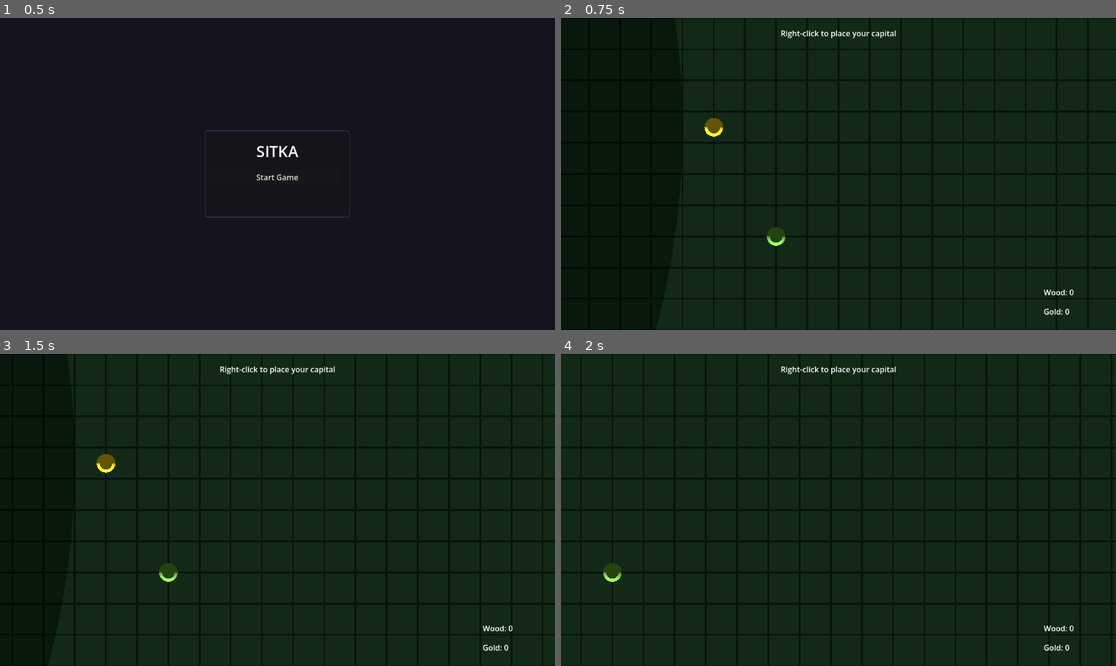
Above: before the commit, frames 1-4 (two rows, left to right).
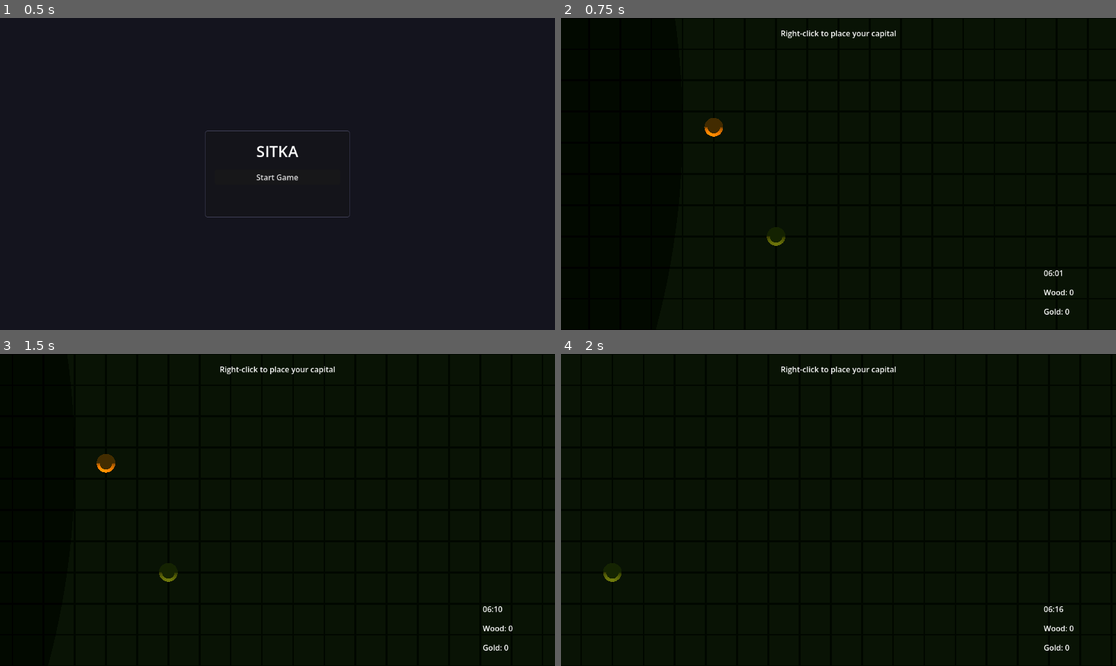
Above: after the commit, the same moments.

Repository: forsman5/sitka
Game: Godot game, scene res://scenes/ui/main_menu.tscn
Same seed, same stepped clock (60 frames per second), same inputs: the game is played once before the commit and once after it.
Inputs (mouse positions are in pixels of both pictures, inside the frame that each line leads up to):
- Up to frame 1 (0.5 s): no input
- Up to frame 2 (0.75 s): click "Start Game" at 0.5 s
- Up to frame 3 (1.5 s): tap Enter at 1.25 s; move the mouse to (399, 494) at 1.27 s; hold Right (ui_right) from 1.28 s (still down); click (399, 494) at 1.42 s
- Up to frame 4 (2 s): keep holding Right (ui_right)

Frame 1 is identical in both runs. In frame 2, 0.4% of the frame differs, in the area x 25-91%, y 32-83%; in frame 3, 0.4%, in the area x 17-91%, y 32-83%; in frame 4, 0.2%.

Commit message:
Add day/night cycle with HH:MM clock and building lights
- day_night_cycle.gd: new node animating DirectionalLight3D and WorldEnvironment across 5 keyframes (midnight/dawn/noon/dusk/midnight); exports: seconds_per_day (120s), min_ambient_energy (0.15 night floor), day_night_enabled, game_speed multiplier
- game_state.gd: add time_of_day (0-1) state var and game_speed export; game_speed scales both gather timers and day/night progression
- deposit_building.gd: spawn OmniLight3D at runtime, fade in at night using squared distance-from-noon curve (max energy 2.5 at midnight, warm amber color)
- hud.gd/hud.tscn: TimeLabel at bottom-right above Wood, updated each frame from time_of_day as HH:MM
- person.gd: gather timer respects game_speed multiplier

Co-Authored-By: Claude Sonnet 4.6 <noreply@anthropic.com>

Diff:
--- a/scenes/ui/hud.tscn
+++ b/scenes/ui/hud.tscn
@@ -22,6 +22,17 @@
 anchor_right = 1.0
 anchor_bottom = 1.0
 mouse_filter = 2
+
+[node name="TimeLabel" type="Label" parent="Root"]
+anchor_left = 1.0
+anchor_top = 1.0
+anchor_right = 1.0
+anchor_bottom = 1.0
+offset_left = -150.0
+offset_top = -130.0
+offset_right = -10.0
+offset_bottom = -90.0
+text = "06:00"
 
 [node name="WoodLabel" type="Label" parent="Root"]
 anchor_left = 1.0
--- a/scenes/world/world.tscn
+++ b/scenes/world/world.tscn
@@ -10,6 +10,7 @@
 [ext_resource type="PackedScene" path="res://scenes/ui/escape_menu.tscn" id="8_escape"]
 [ext_resource type="Script" path="res://scripts/world/forest_manager.gd" id="9_forest"]
 [ext_resource type="Script" path="res://scripts/world/building_placement.gd" id="10_bplacement"]
+[ext_resource type="Script" path="res://scripts/world/day_night_cycle.gd" id="11_dnc"]
 
 [sub_resource type="Environment" id="Env_1"]
 background_mode = 1
@@ -176,6 +177,9 @@
 text = "Right-click to place  •  Esc to cancel"
 horizontal_alignment = 1
 
+[node name="DayNightCycle" type="Node" parent="."]
+script = ExtResource("11_dnc")
+
 [node name="SelectionUI" type="CanvasLayer" parent="."]
 
 [node name="SelectionBox" type="Panel" parent="SelectionUI"]
--- a/scripts/entities/deposit_building.gd
+++ b/scripts/entities/deposit_building.gd
@@ -1,5 +1,18 @@
 extends Building
+
+var _light: OmniLight3D
 
 func _ready() -> void:
 	super._ready()
 	add_to_group("capital")
+	_light = OmniLight3D.new()
+	_light.position = Vector3(0.0, 1.5, 0.0)
+	_light.light_color = Color(1.0, 0.8, 0.45)
+	_light.omni_range = 10.0
+	_light.light_energy = 0.0
+	add_child(_light)
+
+func _process(_delta: float) -> void:
+	# square the distance from noon so lights are mostly off during day
+	var night := pow(absf(GameState.time_of_day - 0.5) * 2.0, 2.0)
+	_light.light_energy = night * 2.5
--- a/scripts/entities/person.gd
+++ b/scripts/entities/person.gd
@@ -163,7 +163,7 @@
 		await _wait_until_near(node)
 		if _objective_node != node or not is_instance_valid(node) or _move_target != Vector3.INF:
 			break
-		await get_tree().create_timer(resource.wait_time / GameState.gather_speed).timeout
+		await get_tree().create_timer(resource.wait_time / (GameState.gather_speed * GameState.game_speed)).timeout
 		if not is_instance_valid(node) or _objective_node != node or _move_target != Vector3.INF:
 			break
 		var items := resource.mine_sync()
--- a/scripts/global/game_state.gd
+++ b/scripts/global/game_state.gd
@@ -4,9 +4,11 @@
 signal wood_changed(amount: int)
 
 @export var gather_speed: float = 1.0
+@export var game_speed: float = 1.0
 @export var pause_on_escape: bool = true
 @export var settler_cost: int = 30
 @export var forest_hut_cost: int = 50
+var time_of_day: float = 0.25
 
 var player_gold: int = 0:
 	set(value):
--- a/scripts/ui/hud.gd
+++ b/scripts/ui/hud.gd
@@ -6,6 +6,7 @@
 const ForestHutScene = preload("res://scenes/entities/forest_hut.tscn")
 const ResourceNode = preload("res://scripts/entities/resource_node.gd")
 
+@onready var _time_label: Label = $Root/TimeLabel
 @onready var _wood_label: Label = $Root/WoodLabel
 @onready var _gold_label: Label = $Root/GoldLabel
 @onready var _selection_panel: Panel = $Root/SelectionPanel
@@ -29,6 +30,10 @@
 
 func _process(_delta: float) -> void:
 	_refresh_panel()
+	var total_hours := GameState.time_of_day * 24.0
+	var h := int(total_hours) % 24
+	var m := int((total_hours - int(total_hours)) * 60.0)
+	_time_label.text = "%02d:%02d" % [h, m]
 
 func _on_gold_changed(amount: int) -> void:
 	_gold_label.text = "Gold: %d" % amount
--- /dev/null
+++ b/scripts/world/day_night_cycle.gd
@@ -0,0 +1,43 @@
+extends Node
+
+@export var seconds_per_day: float = 120.0
+@export var min_ambient_energy: float = 0.15
+@export var day_night_enabled: bool = true
+
+@onready var light: DirectionalLight3D = get_parent().get_node("DirectionalLight3D")
+@onready var world_env: WorldEnvironment = get_parent().get_node("WorldEnvironment")
+
+# [time(0-1), light_energy, light_color, ambient_energy, ambient_color, bg_color]
+# 0.0=midnight, 0.25=dawn, 0.5=noon, 0.75=dusk, 1.0=midnight
+const _KEYS := [
+	[0.00, 0.0,  Color(0.2,  0.2,  0.4,  1), 0.05, Color(0.15, 0.15, 0.3,  1), Color(0.03, 0.03, 0.08, 1)],
+	[0.25, 0.5,  Color(1.0,  0.6,  0.3,  1), 0.25, Color(0.5,  0.45, 0.4,  1), Color(0.55, 0.45, 0.35, 1)],
+	[0.50, 1.2,  Color(1.0,  0.98, 0.9,  1), 0.40, Color(0.6,  0.65, 0.7,  1), Color(0.15, 0.18, 0.22, 1)],
+	[0.75, 0.5,  Color(1.0,  0.5,  0.2,  1), 0.25, Color(0.5,  0.4,  0.35, 1), Color(0.45, 0.3,  0.2,  1)],
+	[1.00, 0.0,  Color(0.2,  0.2,  0.4,  1), 0.05, Color(0.15, 0.15, 0.3,  1), Color(0.03, 0.03, 0.08, 1)],
+]
+
+func _process(delta: float) -> void:
+	if day_night_enabled:
+		GameState.time_of_day = fmod(
+			GameState.time_of_day + delta * GameState.game_speed / seconds_per_day, 1.0)
+	_apply(GameState.time_of_day)
+
+func _apply(t: float) -> void:
+	var a: Array = _KEYS[0]
+	var b: Array = _KEYS[1]
+	for i in range(_KEYS.size() - 1):
+		if t >= _KEYS[i][0] and t <= _KEYS[i + 1][0]:
+			a = _KEYS[i]
+			b = _KEYS[i + 1]
+			break
+	var span: float = b[0] - a[0]
+	var f: float = (t - a[0]) / span if span > 0.0 else 0.0
+
+	light.light_energy = lerpf(a[1], b[1], f)
+	light.light_color = (a[2] as Color).lerp(b[2], f)
+
+	var env := world_env.environment
+	env.ambient_light_energy = maxf(lerpf(a[3], b[3], f), min_ambient_energy)
+	env.ambient_light_color = (a[4] as Color).lerp(b[4], f)
+	env.background_color = (a[5] as Color).lerp(b[5], f)
Not shown: 1 places in scenes/world/world.tscn that only renumber resources
Not shown, added: scripts/world/day_night_cycle.gd.uid
